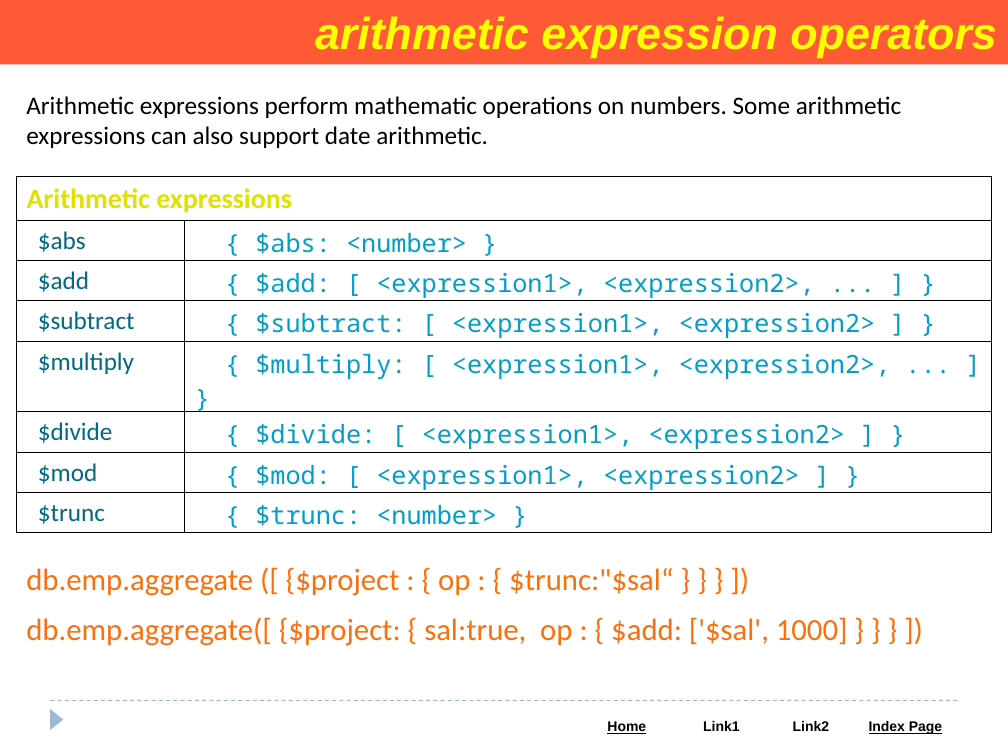
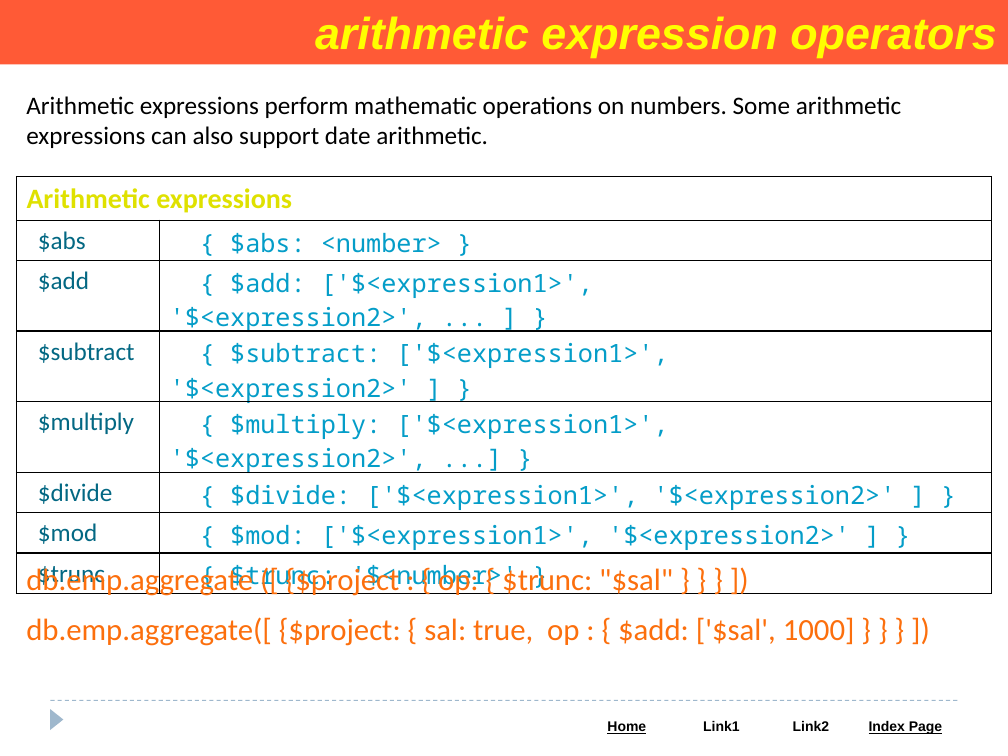
Before and after one commit to Saleel-Bagde/PPT-s, a slide deck: slide 98 of MongoDB PPT.pptx. Drawn at 1008x756 pixels with LibreOffice and Linux fonts; fonts in the diff are those of the drawing. Boxes give left, top, right and bottom in pixels: in the first picture for what was removed or moved away, otherwise in the second. Text is boxed around its words. In the diff, an @@ line names an element or a change of style, - is before the commit and + after.

```diff
--- a/MongoDB PPT.pptx
+++ b/MongoDB PPT.pptx
@@ table at [16, 176, 991, 595] @@
-row 3, column 2: { $add: [ <expression1>, <expression2>, ... ] }
+row 3, column 2: { $add: ['$<expression1>', '$<expression2>', ... ] }
-row 4, column 2: { $subtract: [ <expression1>, <expression2> ] }
+row 4, column 2: { $subtract: ['$<expression1>', '$<expression2>' ] }
-row 5, column 2: { $multiply: [ <expression1>, <expression2>, ... ] }
+row 5, column 2: { $multiply: ['$<expression1>', '$<expression2>', ...] }
-row 6, column 2: { $divide: [ <expression1>, <expression2> ] }
+row 6, column 2: { $divide: ['$<expression1>', '$<expression2>' ] }
-row 7, column 2: { $mod: [ <expression1>, <expression2> ] }
+row 7, column 2: { $mod: ['$<expression1>', '$<expression2>' ] }
-row 8, column 2: { $trunc: <number> }
+row 8, column 2: { $trunc: '$<number>' }
@@ text at [26, 564, 855, 646]: text changed @@
-db.emp.aggregate ([ {$project : { op : { $trunc:"$sal“ } } } ])
-db.emp.aggregate([ {$project: { sal:true, op : { $add: ['$sal', 1000] } } } ])
+db.emp.aggregate ([ {$project : { op: { $trunc: "$sal" } } } ])
+db.emp.aggregate([ {$project: { sal: true, op : { $add: ['$sal', 1000] } } } ])
```
Also in this commit, not shown: 5 other slides changed, 15 slides added.
